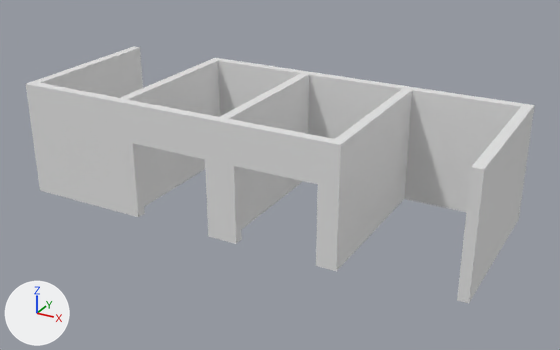
One commit to the FBX model Meshes/BasementBankWall.FBX: the scene before it, then after it.
Rendered twice from a camera (50 mm lens) standing at (9.3, -16.19, 8.94) and looking at (0.47, -0.14, 0.91). Lighting does not change. The marker at lower left points along +X, +Y and +Z. Where no turn or scale is listed for an object, it has been applied to the vertices.

Script lines for the objects in view, before the commit:
```python
me_mesh = bpy.data.meshes.new('Mesh')
me_mesh.from_pydata(...)  # 132 vertices, 268 faces; spans x -5.87..6.11, y -2.33..2.23, z -0.05..3.01
ob_basementbankwall = bpy.data.objects.new('BasementBankWall', me_mesh)
ob_basementbankwall.location = (0.0, 0.0, 0.0)
```
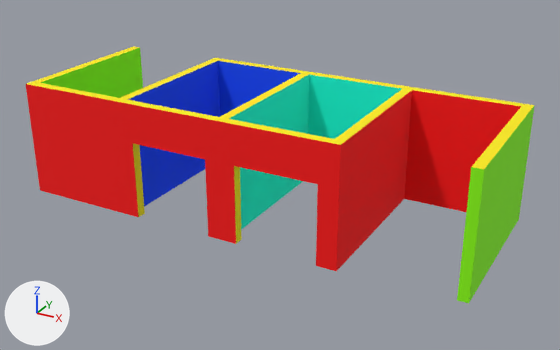
Where the change shows, as pixel boxes [x1, y1, x2, y2] in the pictures (560 x 350 px):
part 1 of me_mesh, recoloured (grey to red): [26, 84, 346, 271] in both
part 2 of me_mesh, recoloured (grey to red): [341, 91, 412, 266] in both
part 3 of me_mesh, recoloured (grey to red): [404, 90, 521, 212] in both
part 4 of me_mesh, recoloured (grey to blue): [128, 61, 300, 206] in both
part 5 of me_mesh, recoloured (grey to cyan): [229, 75, 401, 229] in both
part 6 of me_mesh, recoloured (grey to green): [41, 48, 535, 303] in both
part 7 of me_mesh, recoloured (white to yellow): [27, 47, 534, 244] in both

The change, as a diff of the scene's bpy script:
```diff
--- a/Meshes/BasementBankWall.FBX.py
+++ b/Meshes/BasementBankWall.FBX.py
@@ mat_basementbankwallset1 @@
+mat_basementbankwallset1 = principled_material('BasementBankWallSet1')
+mat_basementbankwallset1.base_color = (1.0, 0.0, 0.0)  # red #ff0000
+mat_basementbankwallset1.roughness = 0.859
@@ mat_basementbankwallset5 @@
+mat_basementbankwallset5 = principled_material('BasementBankWallSet5')
+mat_basementbankwallset5.base_color = (1.0, 0.847, 0.0)  # yellow #ffed00
+mat_basementbankwallset5.roughness = 0.859
@@ mat_basementbankwallset3 @@
+mat_basementbankwallset3 = principled_material('BasementBankWallSet3')
+mat_basementbankwallset3.base_color = (0.0, 0.98, 0.714)  # cyan #00fddc
+mat_basementbankwallset3.roughness = 0.859
@@ mat_basementbankwallset2 @@
+mat_basementbankwallset2 = principled_material('BasementBankWallSet2')
+mat_basementbankwallset2.base_color = (0.0, 0.0706, 0.996)  # blue #004bff
+mat_basementbankwallset2.roughness = 0.859
@@ mat_basementbankwallset4 @@
+mat_basementbankwallset4 = principled_material('BasementBankWallSet4')
+mat_basementbankwallset4.base_color = (0.259, 1.0, 0.0)  # green #8bff00
+mat_basementbankwallset4.roughness = 0.859
@@ me_mesh @@
 me_mesh.from_pydata(...)  # 132 vertices, 268 faces; spans x -5.87..6.11, y -2.33..2.23, z -0.05..3.01
 # used by ob_basementbankwall; location = (0.0, 0.0, 0.0)
+# me_mesh part 1: 48 of the faces centred in x -5.87..3.12, y -2.33..-2.16, z 0.63..2.66 switch from no material to mat_basementbankwallset1 (red #ff0000)
+# me_mesh part 2: 4 of the faces centred in x 3.12, y -0.73..0.62, z 0.63..2.66 switch from no material to mat_basementbankwallset1 (red #ff0000)
+# me_mesh part 3: 4 of the faces centred in x 4.03..4.94, y 1.98, z 0.63..2.67 switch from no material to mat_basementbankwallset1 (red #ff0000)
+# me_mesh part 4: all 22 faces centred in x -2.72..-0.05, y -2.08..1.98, z 0.63..2.66 switch from no material to mat_basementbankwallset2 (blue #004bff)
+# me_mesh part 5: all 22 faces centred in x 0.2..2.87, y -2.08..1.98, z 0.63..2.66 switch from no material to mat_basementbankwallset3 (cyan #00fddc)
+# me_mesh part 6: 60 of the faces centred in x -5.78..6.11, y -2.21..2.23, z 0.63..2.67 switch from no material to mat_basementbankwallset4 (green #8bff00)
+# me_mesh part 7: 100 of the faces centred in x -5.78..6.02, y -2.25..2.14, z -0.05..3.01 switch from no material to mat_basementbankwallset5 (yellow #ffed00)
```
